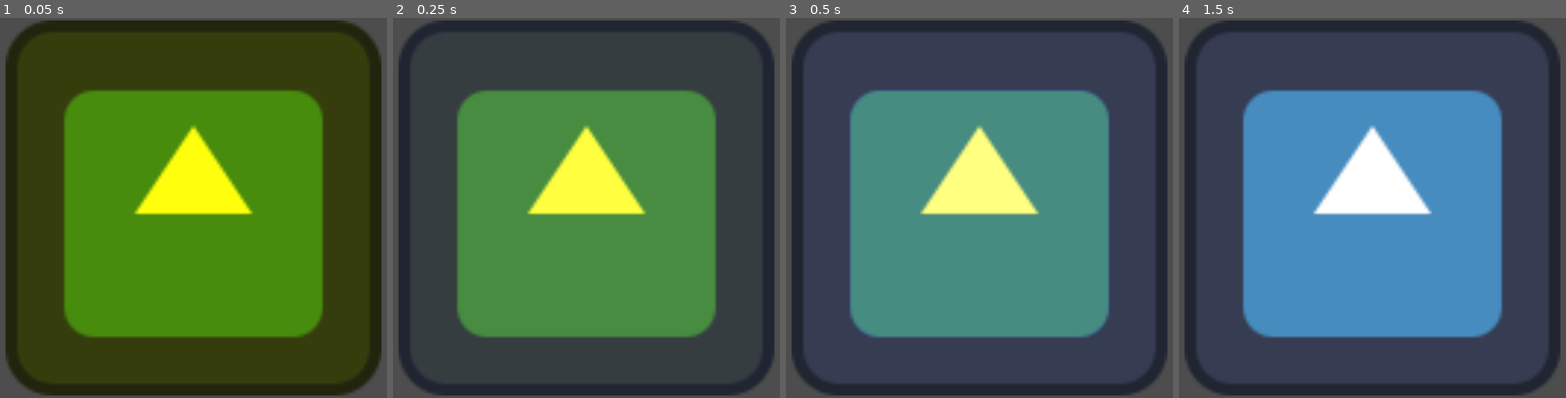
Above: before the commit, frames 1-4 (left to right).
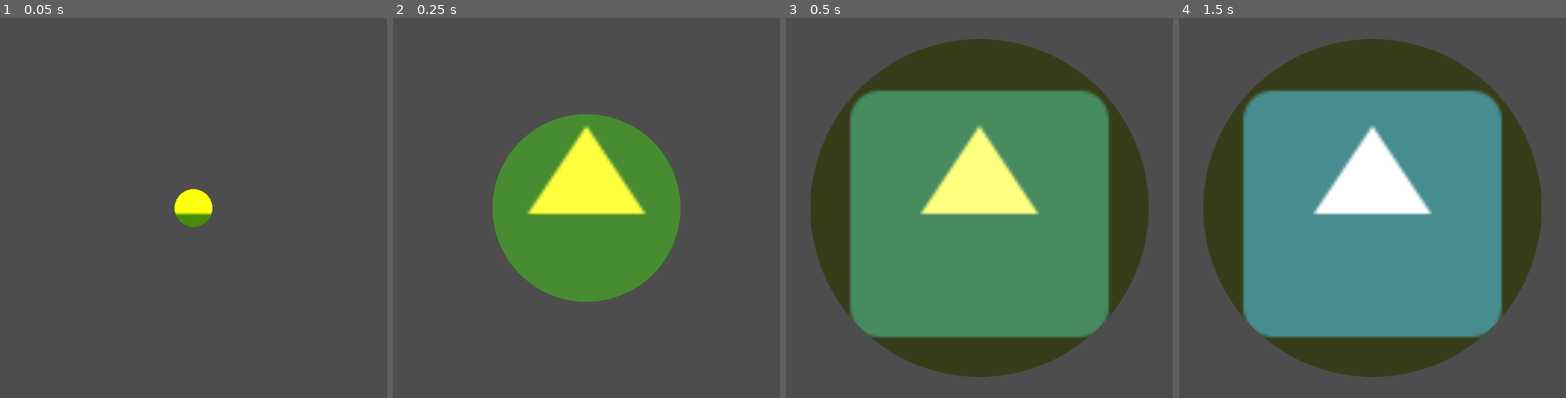
Above: after the commit, the same moments.

Repository: Cuckhands/pong-shaders
Game: Godot game, scene res://scenes/fragment_basics.tscn
Same seed, same stepped clock (60 frames per second), same inputs: the game is played once before the commit and once after it. The project has no main scene, so this scene is started directly. The engine's default icon, where the game draws it, is replaced by a stand-in: a white triangle on a blue panel in a dark square.
Inputs (mouse positions are in pixels of both pictures, inside the frame that each line leads up to):
- Up to frame 1 (0.05 s): no input
- Up to frame 2 (0.25 s): no input
- Up to frame 3 (0.5 s): no input
- Up to frame 4 (1.5 s): move the mouse to (1519, 189) at 0.52 s; tap Enter at 1.25 s; move the mouse to (1237, 227) at 1.27 s

The runs differ from the first frame. In frame 1, 94% of the frame differs, in the area x 1-99%, y 0-100%; in frame 2, 36%; in frame 3, 70%; in frame 4, 70%.

Commit message:
Modify fragment_color to have a growing circle

Diff:
--- a/scenes/fragment_color.tres
+++ b/scenes/fragment_color.tres
@@ -1,4 +1,20 @@
 [gd_resource type="VisualShader" format=3 uid="uid://ccv3liw67nwss"]
+
+[sub_resource type="VisualShaderNodeFloatOp" id="VisualShaderNodeFloatOp_1mxvj"]
+default_input_values = [0, 0.45, 1, 0.45]
+operator = 7
+
+[sub_resource type="VisualShaderNodeVec2Constant" id="VisualShaderNodeVec2Constant_aldua"]
+constant = Vector2(0.5, 0.5)
+
+[sub_resource type="VisualShaderNodeVectorDistance" id="VisualShaderNodeVectorDistance_lrd7y"]
+output_port_for_preview = 0
+default_input_values = [0, Vector2(0, 0), 1, Vector2(0, 0)]
+op_type = 0
+
+[sub_resource type="VisualShaderNodeStep" id="VisualShaderNodeStep_8gf11"]
+output_port_for_preview = 0
+default_input_values = [0, 0.0, 1, 0.5]
 
 [sub_resource type="VisualShaderNodeInput" id="VisualShaderNodeInput_8gf11"]
 expanded_output_ports = [0]
@@ -17,19 +33,33 @@
 default_input_values = [0, 0.0, 1, 1.0]
 operator = 2
 
+[sub_resource type="VisualShaderNodeInput" id="VisualShaderNodeInput_okt8s"]
+expanded_output_ports = [0]
+input_name = "uv"
+
 [resource]
 mode = 1
 flags/light_only = false
 nodes/vertex/0/position = Vector2(560, 140)
 nodes/fragment/0/position = Vector2(1020, 40)
 nodes/fragment/3/node = SubResource("VisualShaderNodeInput_8gf11")
-nodes/fragment/3/position = Vector2(-180, 80)
+nodes/fragment/3/position = Vector2(-440, 60)
 nodes/fragment/4/node = SubResource("VisualShaderNodeInput_1mxvj")
-nodes/fragment/4/position = Vector2(-140, 340)
+nodes/fragment/4/position = Vector2(-460, 360)
 nodes/fragment/5/node = SubResource("VisualShaderNodeFloatOp_aldua")
-nodes/fragment/5/position = Vector2(260, 220)
+nodes/fragment/5/position = Vector2(140, 380)
 nodes/fragment/6/node = SubResource("VisualShaderNodeVectorCompose_lrd7y")
 nodes/fragment/6/position = Vector2(740, 80)
 nodes/fragment/7/node = SubResource("VisualShaderNodeFloatOp_8gf11")
-nodes/fragment/7/position = Vector2(500, 240)
-nodes/fragment/connections = PackedInt32Array(3, 2, 6, 1, 3, 1, 6, 0, 6, 0, 0, 0, 3, 3, 5, 0, 5, 0, 7, 0, 7, 0, 6, 2, 4, 0, 5, 1)
+nodes/fragment/7/position = Vector2(420, 260)
+nodes/fragment/9/node = SubResource("VisualShaderNodeInput_okt8s")
+nodes/fragment/9/position = Vector2(-380, -240)
+nodes/fragment/10/node = SubResource("VisualShaderNodeFloatOp_1mxvj")
+nodes/fragment/10/position = Vector2(540, -220)
+nodes/fragment/11/node = SubResource("VisualShaderNodeVec2Constant_aldua")
+nodes/fragment/11/position = Vector2(-100, -40)
+nodes/fragment/12/node = SubResource("VisualShaderNodeVectorDistance_lrd7y")
+nodes/fragment/12/position = Vector2(140, -380)
+nodes/fragment/13/node = SubResource("VisualShaderNodeStep_8gf11")
+nodes/fragment/13/position = Vector2(780, -360)
+nodes/fragment/connections = PackedInt32Array(3, 1, 6, 0, 7, 0, 6, 2, 4, 0, 5, 1, 6, 0, 0, 0, 3, 2, 6, 1, 3, 3, 5, 0, 3, 3, 7, 0, 5, 0, 7, 1, 9, 0, 12, 0, 11, 0, 12, 1, 12, 0, 13, 0, 10, 0, 13, 1, 13, 0, 0, 1, 4, 0, 10, 0)
